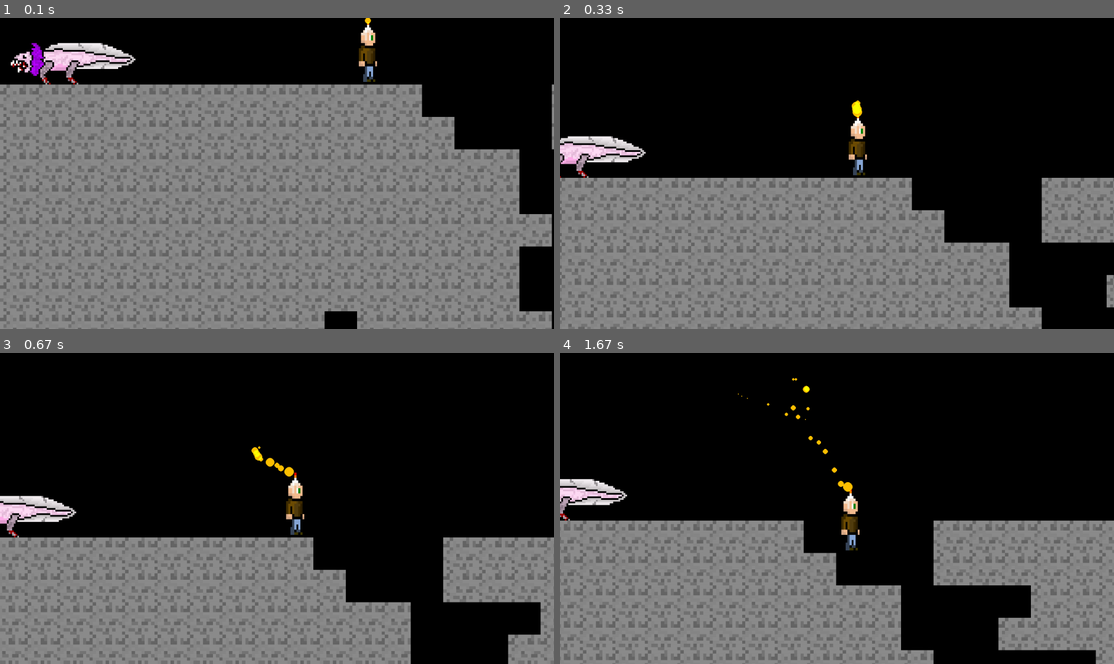
Above: before the commit, frames 1-4 (two rows, left to right).
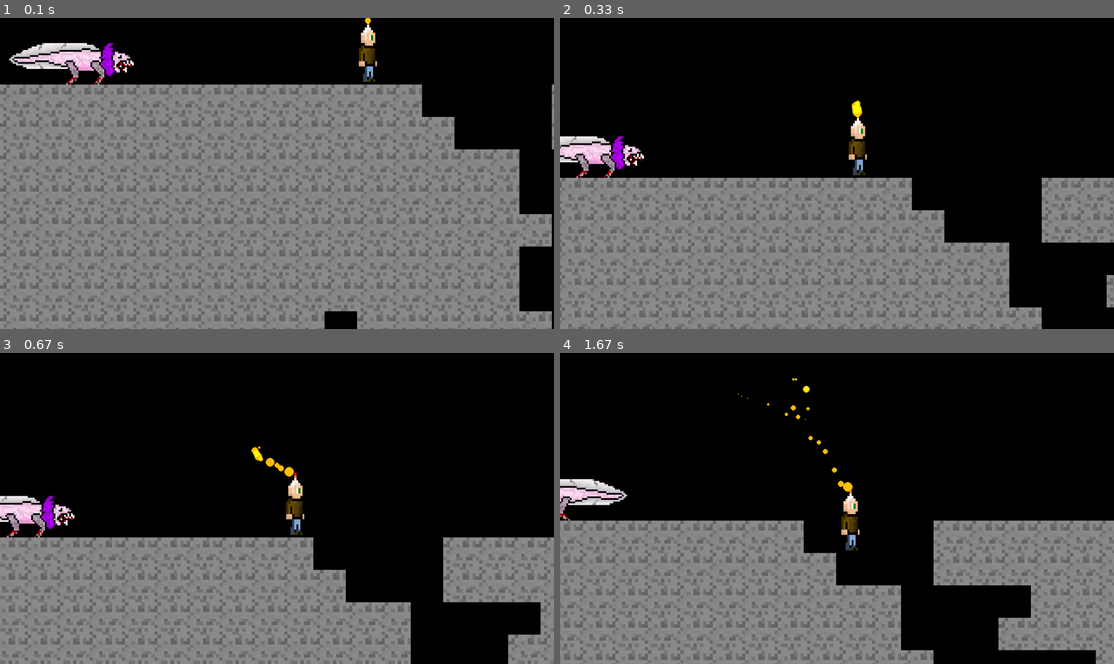
Above: after the commit, the same moments.

Repository: sps-trutnov-eps/projekt-2ep-utek_z_jeskyne
Game: pygame game, started from source/main.py
Same seed, same stepped clock (60 frames per second), same inputs: the game is played once before the commit and once after it.
Inputs:
- Up to frame 1 (0.1 s): no input
- Up to frame 2 (0.33 s): no input
- Up to frame 3 (0.67 s): hold Right from 0.33 s (still down)
- Up to frame 4 (1.67 s): release Right at 0.8 s; hold Up 0.83-1.13 s; hold Right 1.17-1.63 s

The runs differ from the first frame. In frame 1, 1.5% of the frame differs, in the area x 1-25%, y 7-22%; in frame 2, 1.0%; in frame 3, 0.9%; in frame 4, nothing differs.

Commit message:
bug fix 🪲
spravny on-spawn otoceni textury enemy👍👌

Diff:
--- a/source/game_engine.py
+++ b/source/game_engine.py
@@ -280,7 +280,7 @@
         self.rect = self.image.get_rect(topleft = (round(self.pos.x), round(self.pos.y)))
         self.Speed = 200  #Rychlost pohybu
         self.CanCPlayer = False # Can see ((c -> [sí] = see)) player
-        self.DivaSeDoprava = True
+        self.DivaSeDoprava = False
 
         # Patrol parametry
         self.patrolStart = x #Pocatecni pozice patrolu, rovna se enemy spawnu
